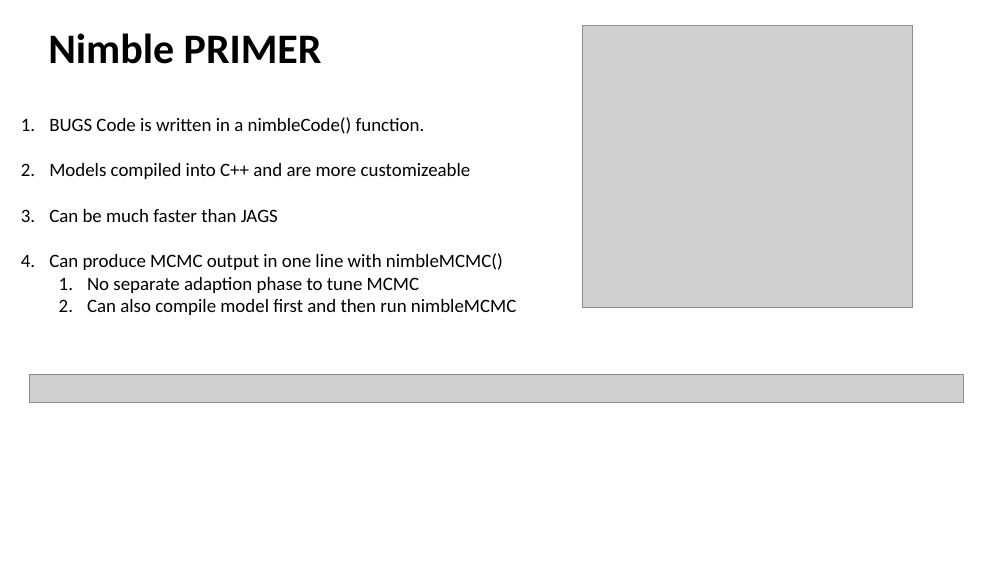
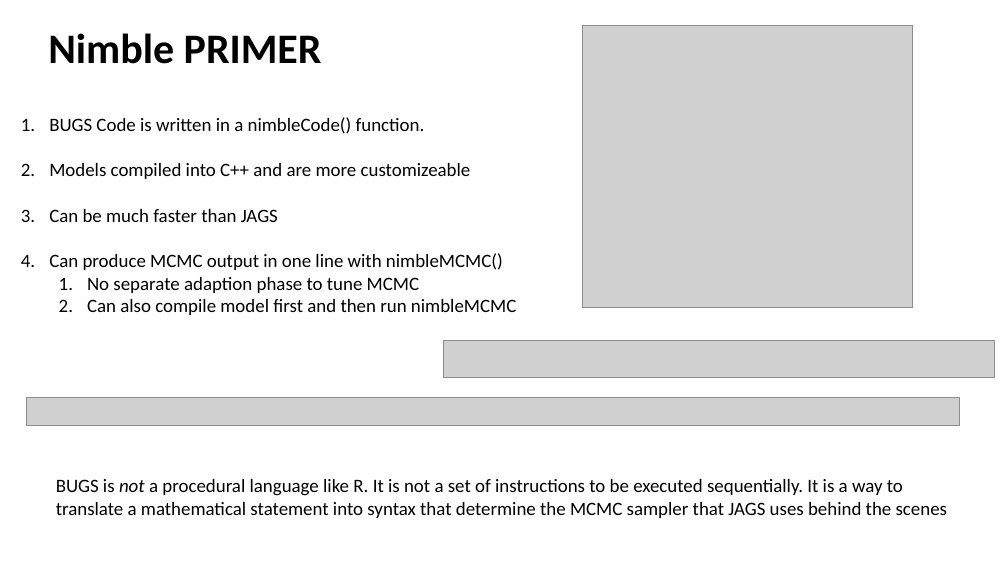
Before and after one commit to taaltree/FW536, a slide deck: slide 54 of Day4_Likelihood_BayesI/FW536_Day4_Afternoon_BayesI.pptx (slide 60 before the commit). Drawn at 1008x567 pixels with LibreOffice and Linux fonts; fonts in the diff are those of the drawing; grey boxes stand for pictures. Boxes give left, top, right and bottom in pixels: in the first picture for what was removed or moved away, otherwise in the second. Text is boxed around its words. In the diff, an @@ line names an element or a change of style, - is before the commit and + after.

```diff
--- a/Day4_Likelihood_BayesI/FW536_Day4_Afternoon_BayesI.pptx
+++ b/Day4_Likelihood_BayesI/FW536_Day4_Afternoon_BayesI.pptx
@@ picture added at (443, 341, 994, 378) @@
@@ picture: place and size @@
-picture at (30, 374, 963, 403)
+picture at (26, 398, 960, 426)
@@ text added at (56, 479, 947, 518), 18 pt, text #000000 @@
+BUGS is not a procedural language like R. It is not a set of instructions to be executed sequentially. It is a way to translate a mathematical statement into syntax that determine the MCMC sampler that JAGS uses behind the scenes
```
Also in this commit, not shown: 5 other slides changed, 6 slides removed, 3 other files.
